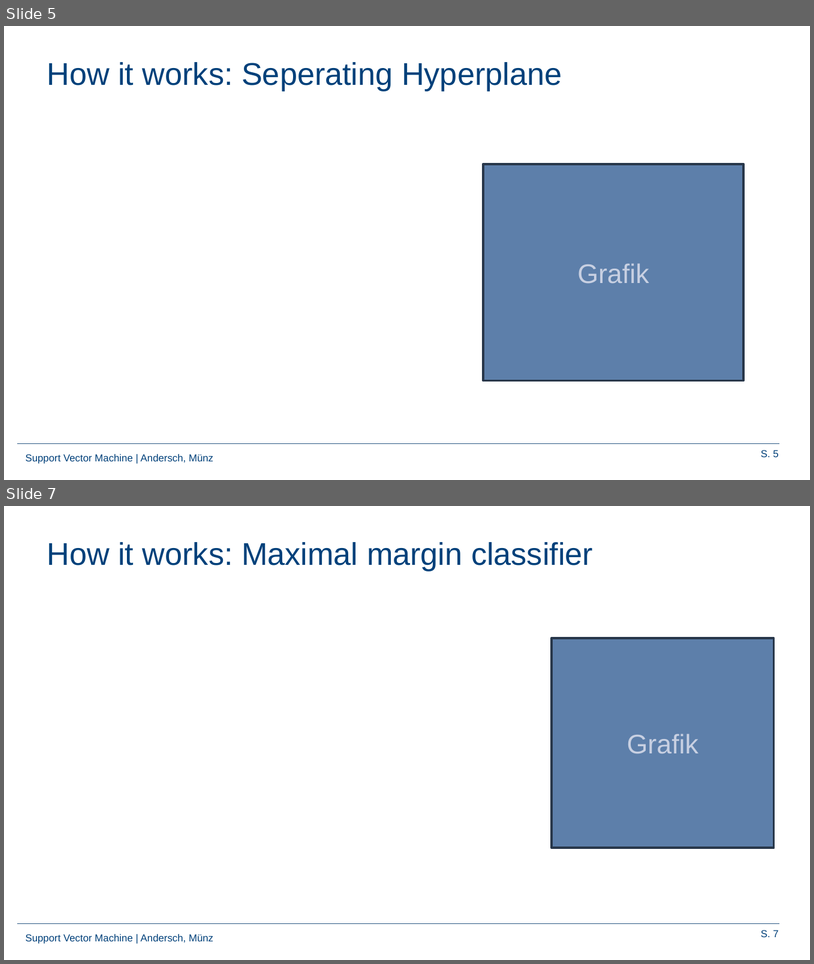
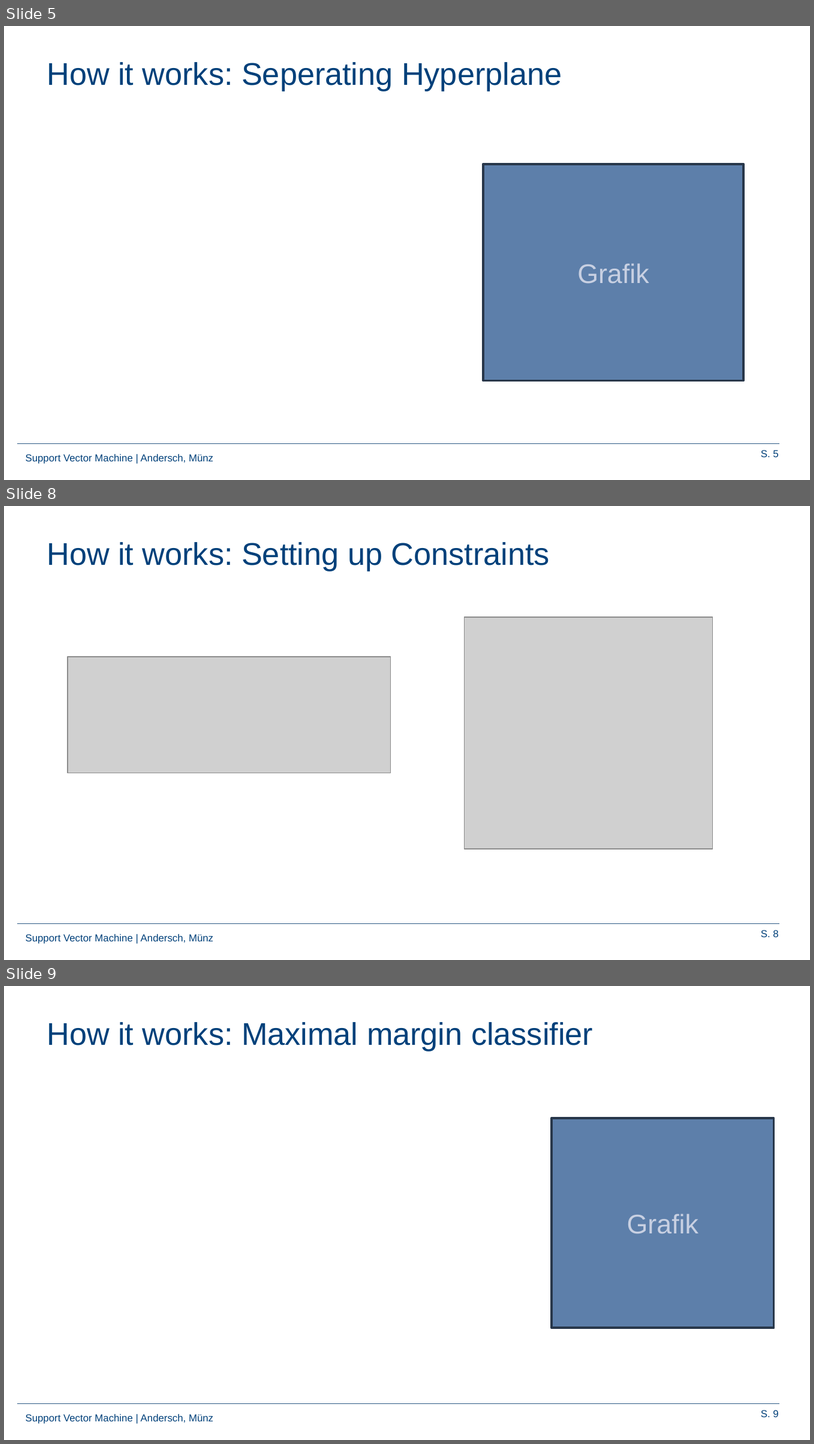
Before and after one commit to Frandersch/Statistical-Machine-Learning, a slide deck: Präsentation/Support Vector Machines.pptx. Shown one above the other, each under a label of ours: slides 5 and 7 before the commit, slides 5, 8 and 9 after it; the slides between them are not shown. The pictures are 814x964 and 814x1444 pixels, drawn with LibreOffice and Linux fonts; fonts in the diff are those of the drawing; grey boxes stand for pictures; background and template pictures are left out. Boxes give left, top, right and bottom in pixels: in the first picture for what was removed or moved away, otherwise in the second. Text is boxed around its words. In the diff, an @@ line names an element or a change of style, - is before the commit and + after.

```diff
--- a/Präsentation/Support Vector Machines.pptx
+++ b/Präsentation/Support Vector Machines.pptx
@@ slide 8 added at (4,506,810,960), background #FFFFFF; not listed: 3 template elements that a slide beside it also shows @@
@@ title added at (47,542,550,571), 28 pt, text #00407A @@
+How it works: Setting up Constraints
@@ picture added at (464,617,714,849) @@
@@ picture added at (68,657,391,773) @@
@@ what was slide 7 is now slide 9 @@
@@ page number at (761,1410,779,1417): text changed @@
-S. 7
+S. 9
```
Also in this commit, not shown: 1 slide changed, 1 other slide added, 9 other files.
